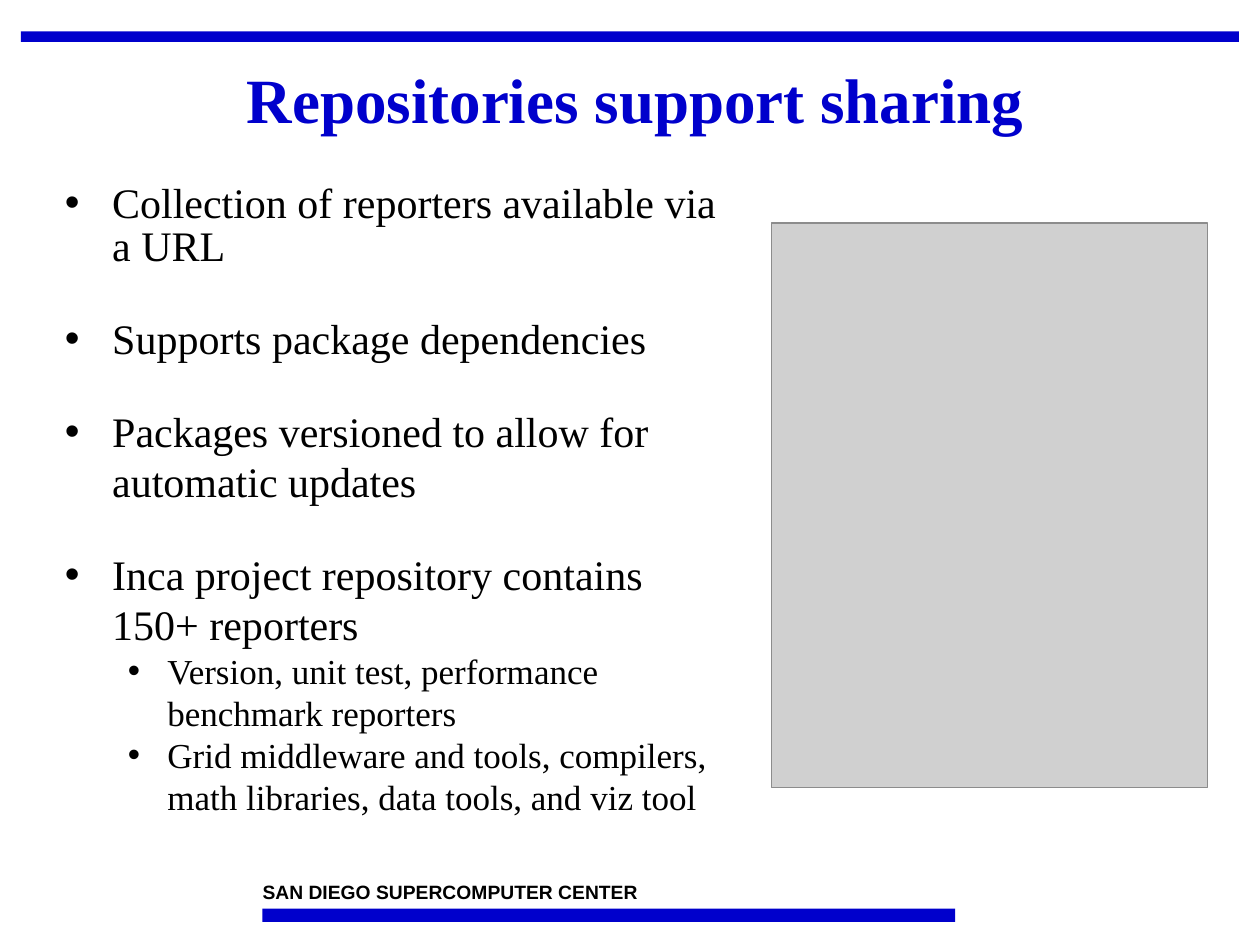
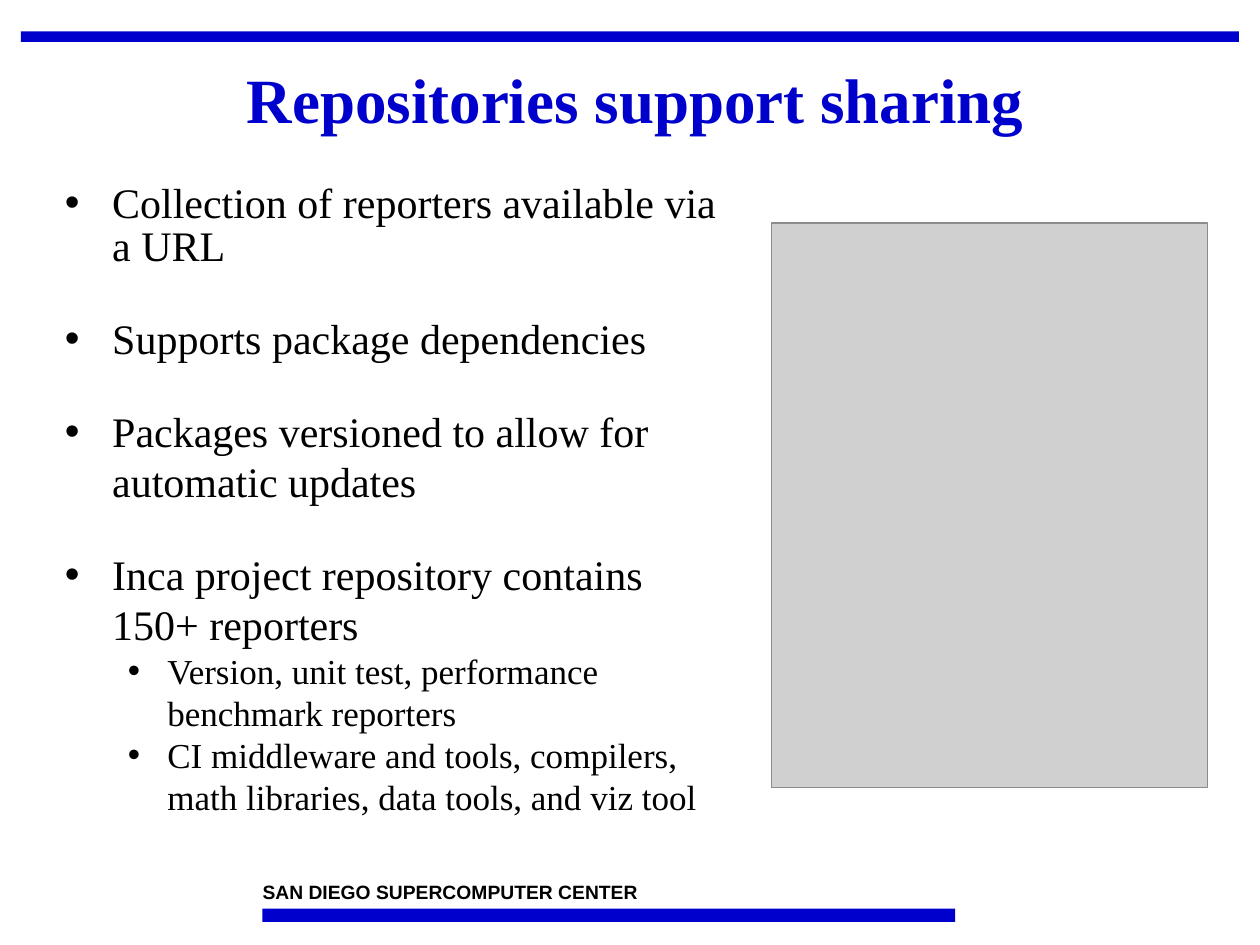
Before and after one commit to IncaProject/inca-xsede, a slide deck: slide 12 of talks/2010/2010workshop/overview.pptx. Drawn at 1260x945 pixels with LibreOffice and Linux fonts; fonts in the diff are those of the drawing; grey boxes stand for pictures; background and template pictures are left out. Boxes give left, top, right and bottom in pixels: in the first picture for what was removed or moved away, otherwise in the second. Text is boxed around its words. In the diff, an @@ line names an element or a change of style, - is before the commit and + after.

Commit message:
replace grid with CI

```diff
--- a/talks/2010/2010workshop/overview.pptx
+++ b/talks/2010/2010workshop/overview.pptx
@@ text at box(167, 743, 696, 816): text changed @@
-  • Grid middleware and tools, compilers, math libraries, data tools, and viz tool
+  • CI middleware and tools, compilers, math libraries, data tools, and viz tool
```
Also in this commit, not shown: 6 other slides changed, 1 other file.
